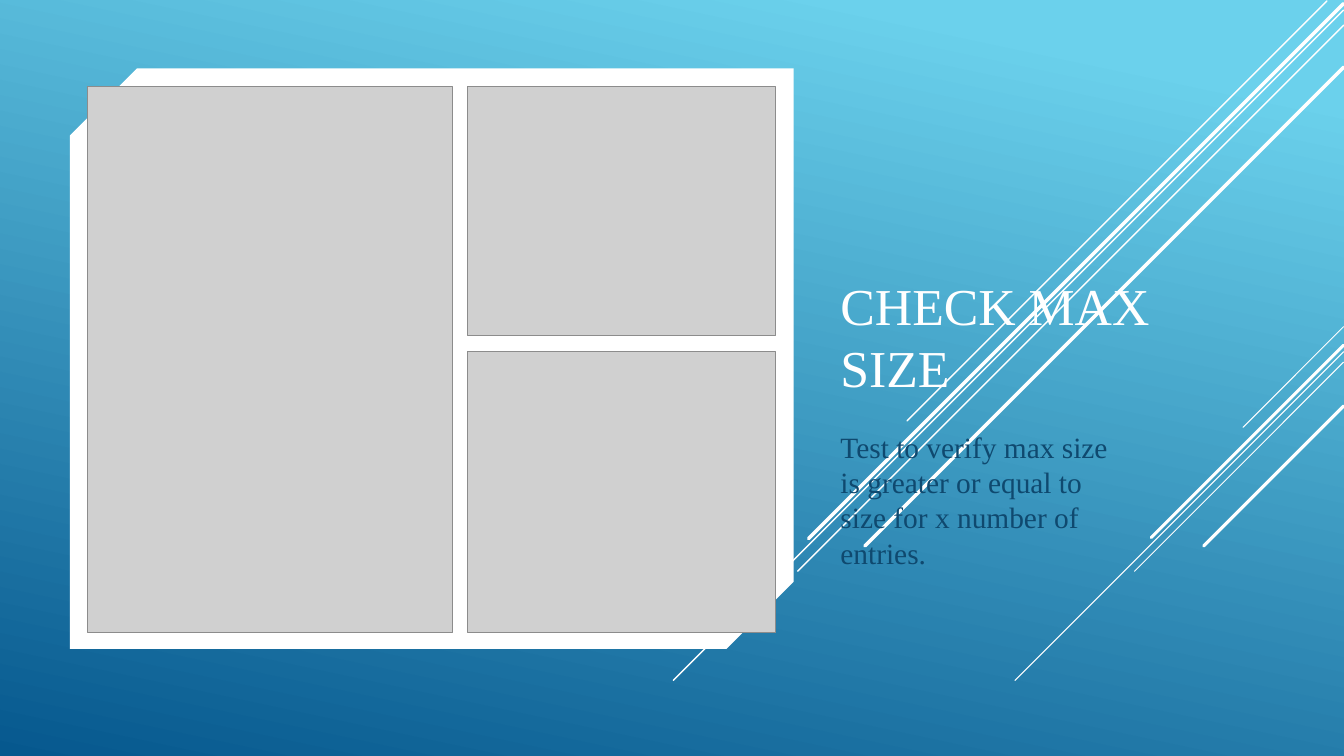
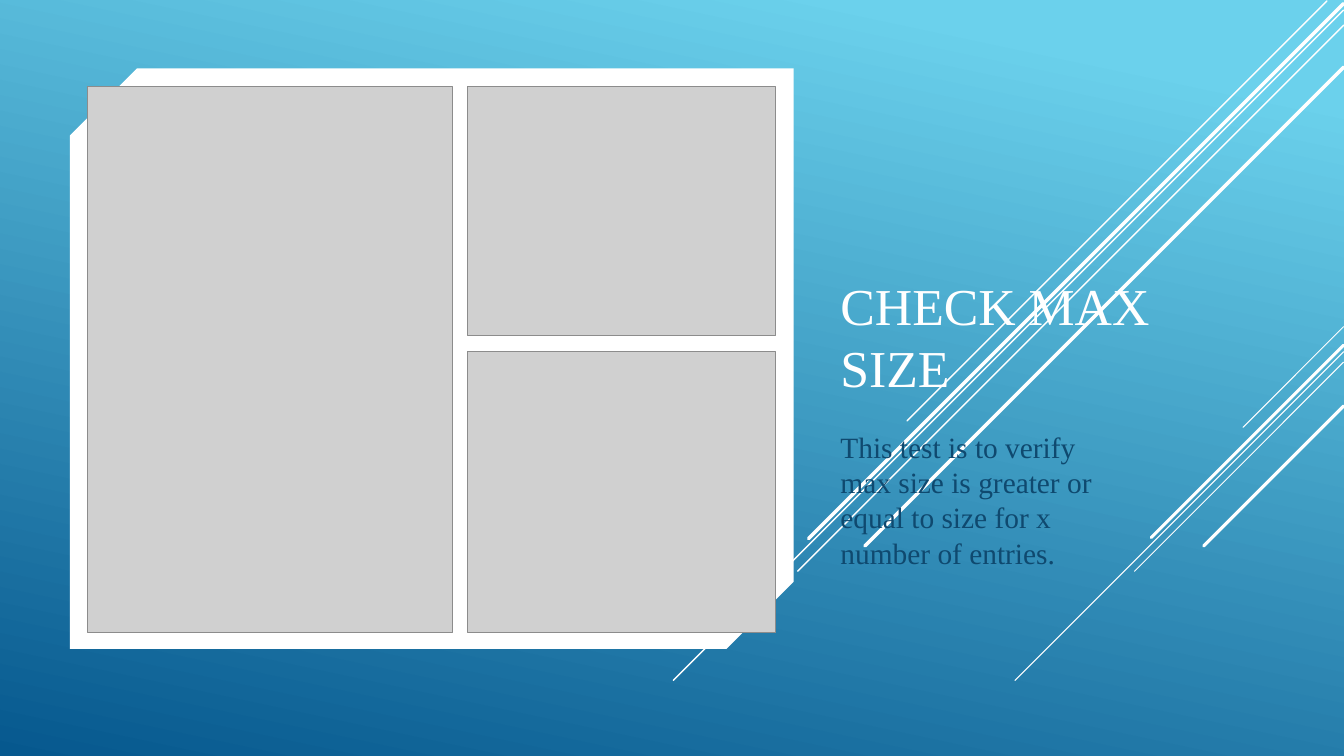
Before and after one commit to alex24488/8-3-Portfolio-Submission, a slide deck: slide 9 of CS 405 Project Two Presentation.pptx. Drawn at 1344x756 pixels with LibreOffice and Linux fonts; fonts in the diff are those of the drawing; grey boxes stand for pictures. Boxes give left, top, right and bottom in pixels: in the first picture for what was removed or moved away, otherwise in the second. Text is boxed around its words. In the diff, an @@ line names an element or a change of style, - is before the commit and + after.

```diff
--- a/CS 405 Project Two Presentation.pptx
+++ b/CS 405 Project Two Presentation.pptx
@@ text at bbox=[840, 435, 1091, 564]: text changed @@
-Test to verify max size is greater or equal to size for x number of entries.
+This test is to verify max size is greater or equal to size for x number of entries.
```
Also in this commit, not shown: 8 other slides changed.
